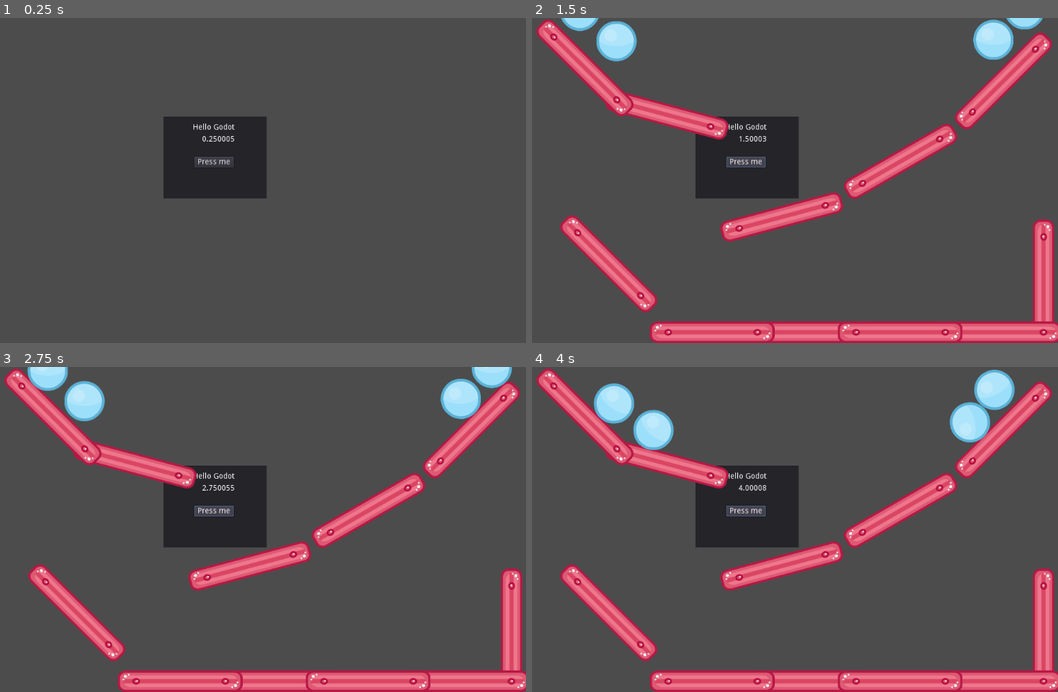
Above: before the commit, frames 1-4 (two rows, left to right).
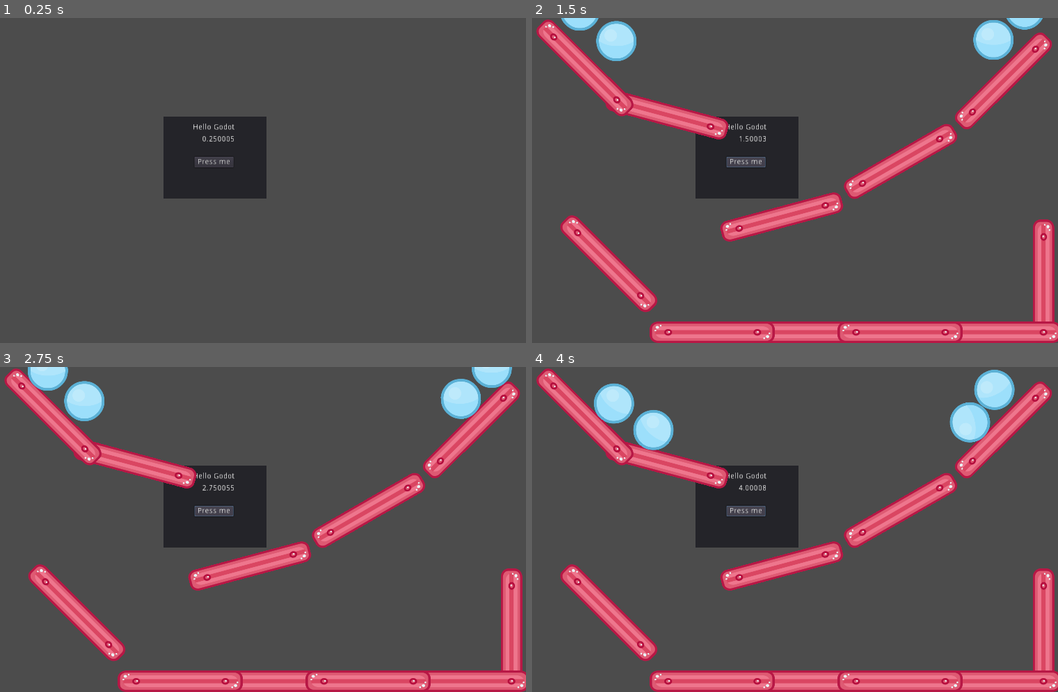
Above: after the commit, the same moments.

Repository: Lalourche/hello-godot
Game: Godot game, scene res://Title.tscn
The game is run twice, just before and just after one commit, with the same random seed, the same clock (stepped at 60 frames per second) and the same inputs. The engine's default icon, where the game draws it, is replaced by a stand-in: a white triangle on a blue panel in a dark square.
Inputs:
- Up to frame 1 (0.25 s): no input
- Up to frame 2 (1.5 s): click "Press me" at 0.5 s; click "Press me" at 1.25 s
- Up to frame 3 (2.75 s): click "Press me" at 2 s
- Up to frame 4 (4 s): no input

The runs differ from the first frame. In frame 1, 0.1% of the frame differs, in the area x 36-45%, y 32-46%; in frame 2, 0.5%; in frame 3, 0.5%; in frame 4, 0.6%, in the area x 1-100%, y 0-100%.

Commit message:
Set window not resizeable

Diff:
--- a/project.godot
+++ b/project.godot
@@ -30,6 +30,12 @@
 run/main_scene="res://Title.tscn"
 config/icon="res://icon.png"
 
+[display]
+
+window/size/resizable=false
+window/stretch/mode="2d"
+window/stretch/aspect="keep"
+
 [physics]
 
 common/enable_pause_aware_picking=true
